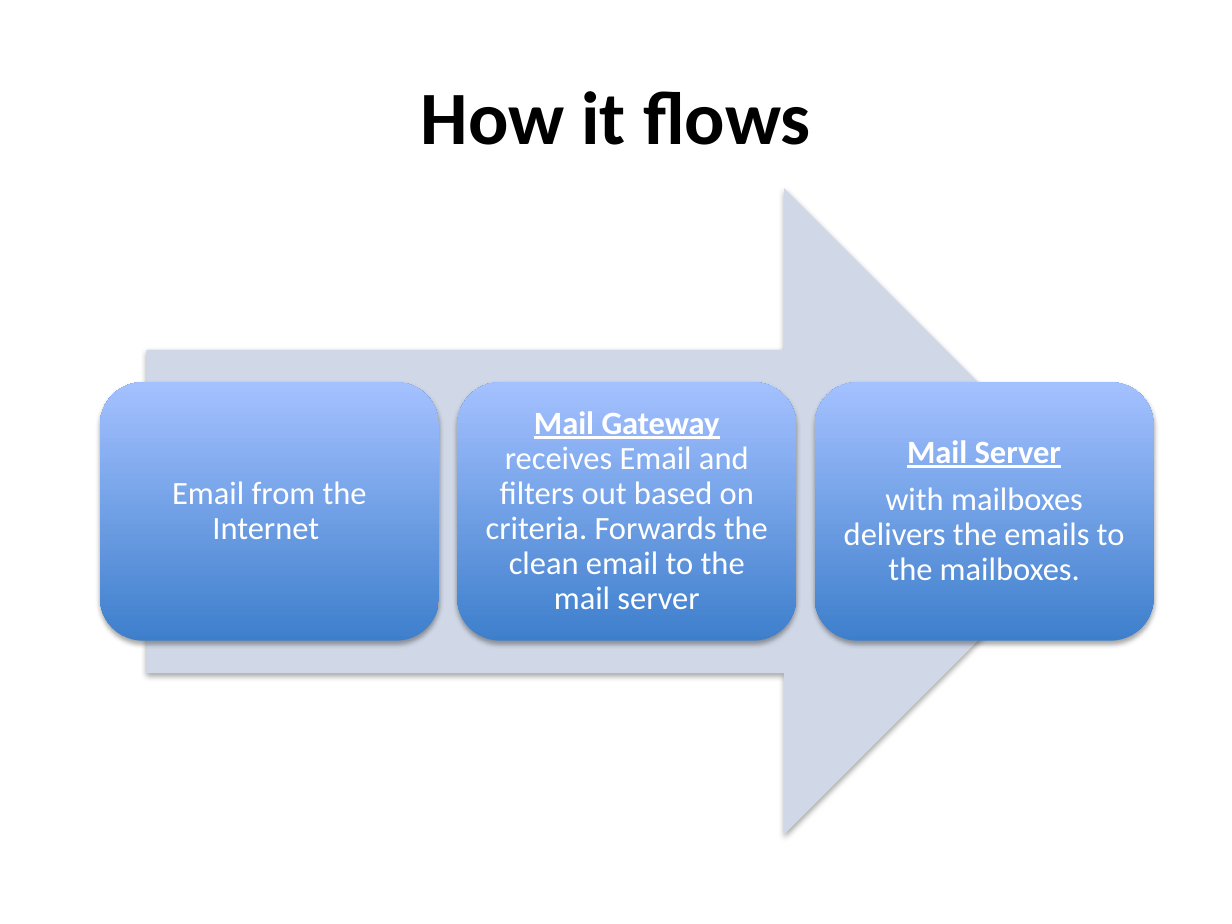
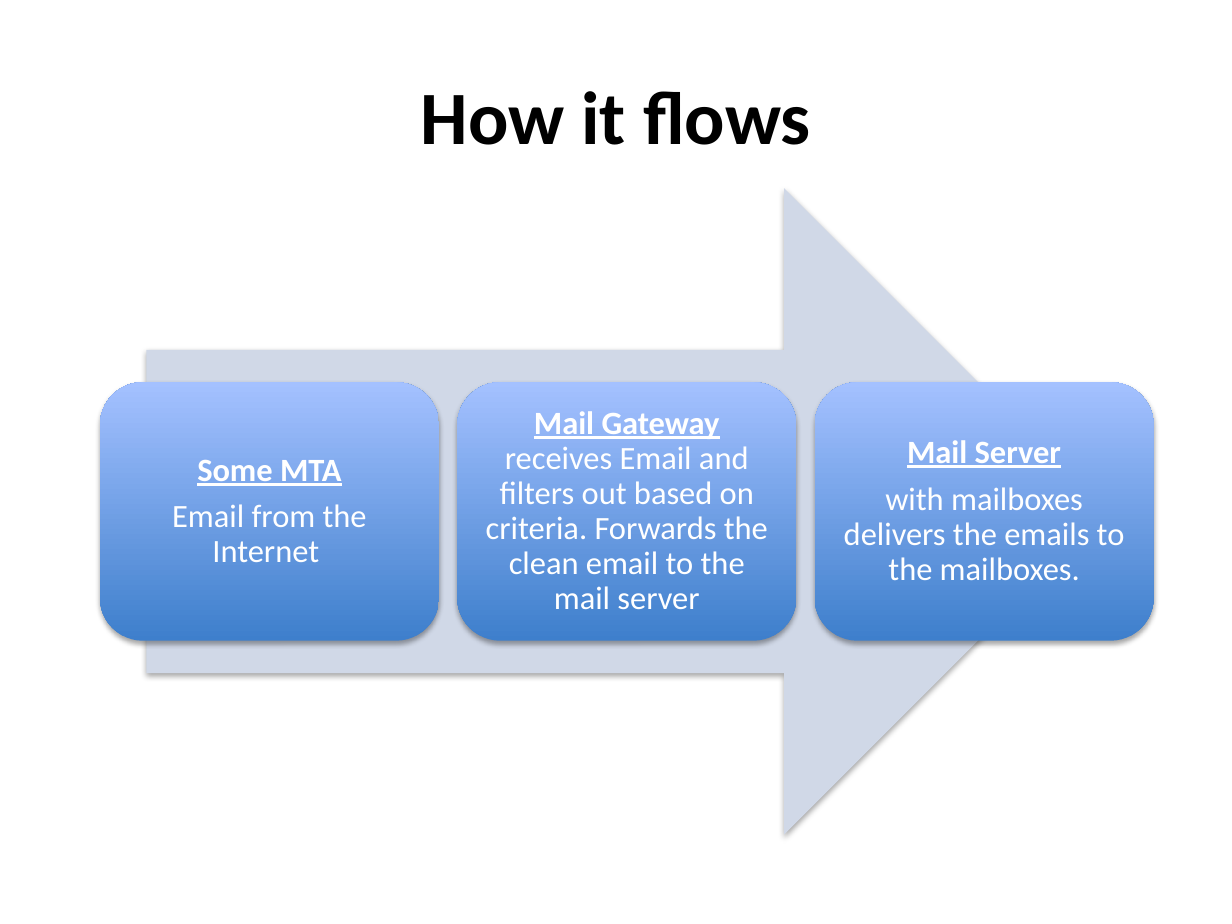
Before and after one commit to afnog/sse, a slide deck: slide 34 of postfix/postfix-mailgateway-debian.ppt (slide 33 before the commit). Drawn at 1232x924 pixels with LibreOffice and Linux fonts; fonts in the diff are those of the drawing. Boxes give left, top, right and bottom in pixels: in the first picture for what was removed or moved away, otherwise in the second. Text is boxed around its words. In the diff, an @@ line names an element or a change of style, - is before the commit and + after.

```diff
--- a/postfix/postfix-mailgateway-debian.ppt
+++ b/postfix/postfix-mailgateway-debian.ppt
@@ text at <box>197,460,342,486</box>: paragraph added @@
+Some MTA
```
Also in this commit, not shown: 1 other slide changed, 1 slide added.
